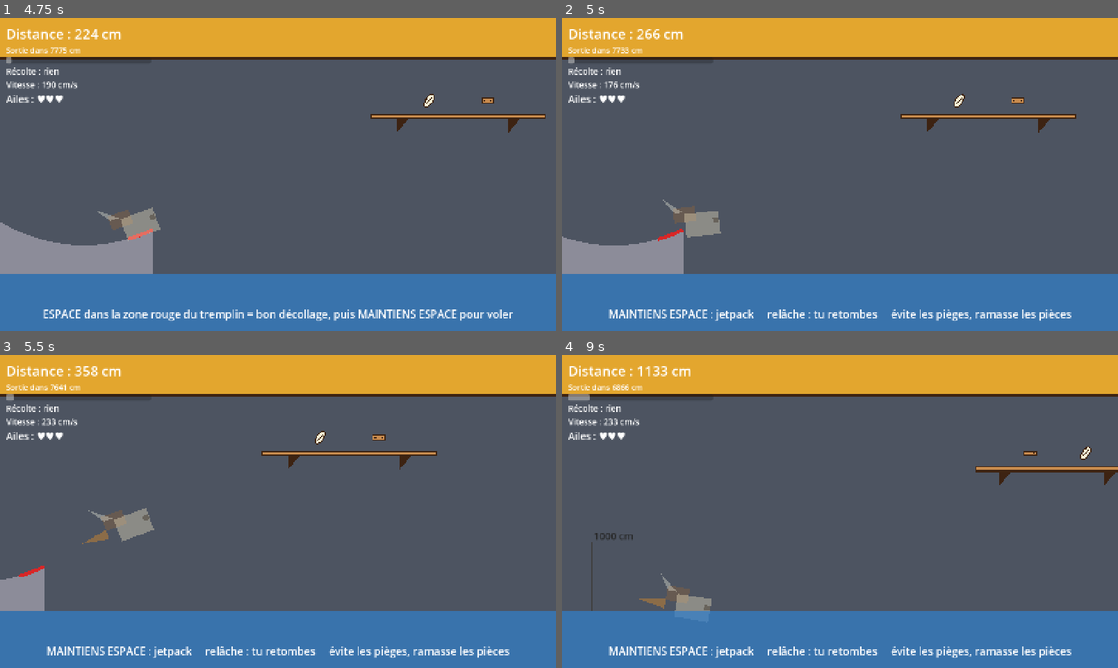
Above: before the commit, frames 1-4 (two rows, left to right).
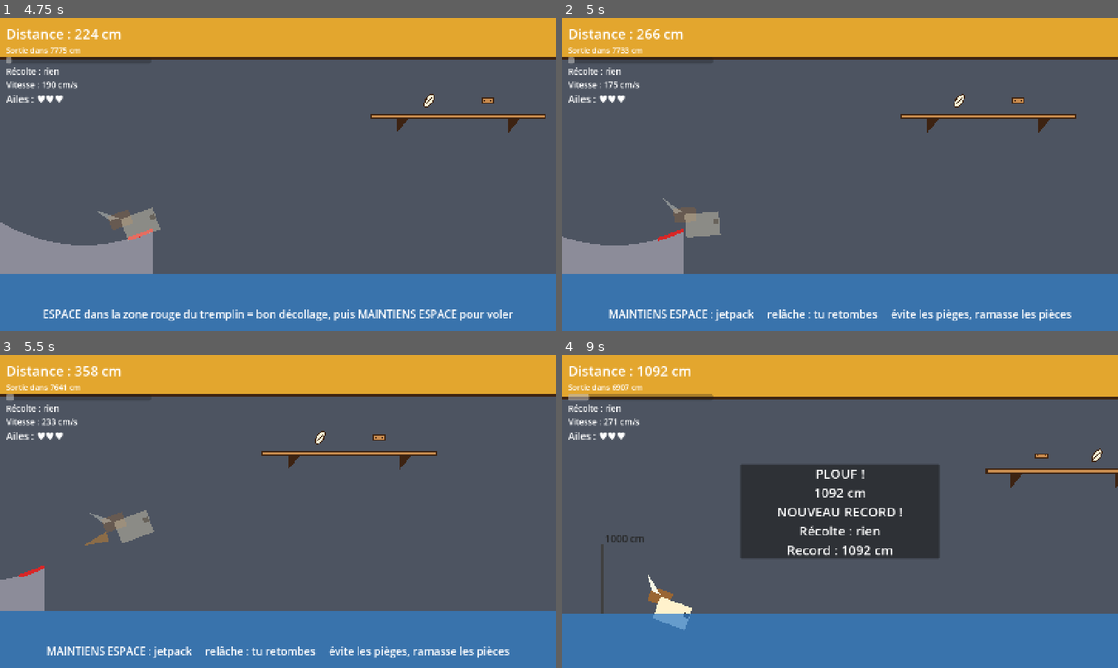
Above: after the commit, the same moments.

Repository: atostivint/LesAilesEtLaCaisse
Game: Godot game, scene res://scenes/atelier.tscn
Same seed, same stepped clock (60 frames per second), same inputs: the game is played once before the commit and once after it.
Inputs (mouse positions are in pixels of both pictures, inside the frame that each line leads up to):
- Up to frame 1 (4.75 s): click "Recommencer à zéro" at 0.5 s; click "Recommencer à zéro" at 1.25 s; click "Recommencer à zéro" at 2 s; click "LANCER LE SAVON !" at 2.75 s; tap Enter at 3.5 s; move the mouse to (400, 158) at 3.52 s; hold Space (thrust) 3.53-4.28 s; click (400, 158) at 3.67 s; move the mouse to (166, 190) at 4.27 s
- Up to frame 2 (5 s): no input
- Up to frame 3 (5.5 s): move the mouse to (333, 442) at 5.02 s; hold Space (thrust) from 5.03 s (still down)
- Up to frame 4 (9 s): move the mouse to (812, 574) at 5.77 s; click (812, 574) at 5.92 s; move the mouse to (1006, 558) at 6.52 s; release Space (thrust) at 6.53 s; move the mouse to (673, 464) at 7.27 s; move the mouse to (867, 511) at 8.02 s; click (867, 511) at 8.17 s; move the mouse to (756, 433) at 8.77 s; hold Space (thrust) from 8.78 s (still down)

Frame 1 is identical in both runs. In frame 2, 0.1% of the frame differs, in the area x 1-88%, y 20-73%; in frame 3, 0.3%; in frame 4, 17%, in the area x 0-100%, y 3-97%.

Commit message:
change speed

Diff:
--- a/data/tuning.tres
+++ b/data/tuning.tres
@@ -19,7 +19,7 @@
 crates = Array[ExtResource("cd")]([ExtResource("c_classique"), ExtResource("c_crayon"), ExtResource("c_baignoire"), ExtResource("c_baguette"), ExtResource("c_poisson")])
 cruise_speed = 22.5
 speed_ease = 4.0
-jet_gravity = 31.0
-jet_thrust = 79.5
+jet_gravity = 37.0
+jet_thrust = 90.0
 spawn_interval = null
 spawn_ahead = null
--- a/scripts/tuning.gd
+++ b/scripts/tuning.gd
@@ -94,7 +94,7 @@
 ## Gravité en vol (m/s²).
 @export_range(5.0, 60.0, 0.5) var jet_gravity: float = 24.0
 ## Poussée du jetpack quand on maintient la touche (m/s²). Doit dépasser la gravité pour monter.
-@export_range(10.0, 90.0, 0.5) var jet_thrust: float = 46.0
+@export_range(10.0, 100.0, 0.5) var jet_thrust: float = 100
 ## Gravité en plus par point de poids au-dessus de 1 (0.12 = +12 %) : les caisses lourdes retombent plus vite.
 @export_range(0.0, 0.5, 0.01) var weight_gravity: float = 0.12
 ## Vitesse verticale maximale vers le haut (m/s).
